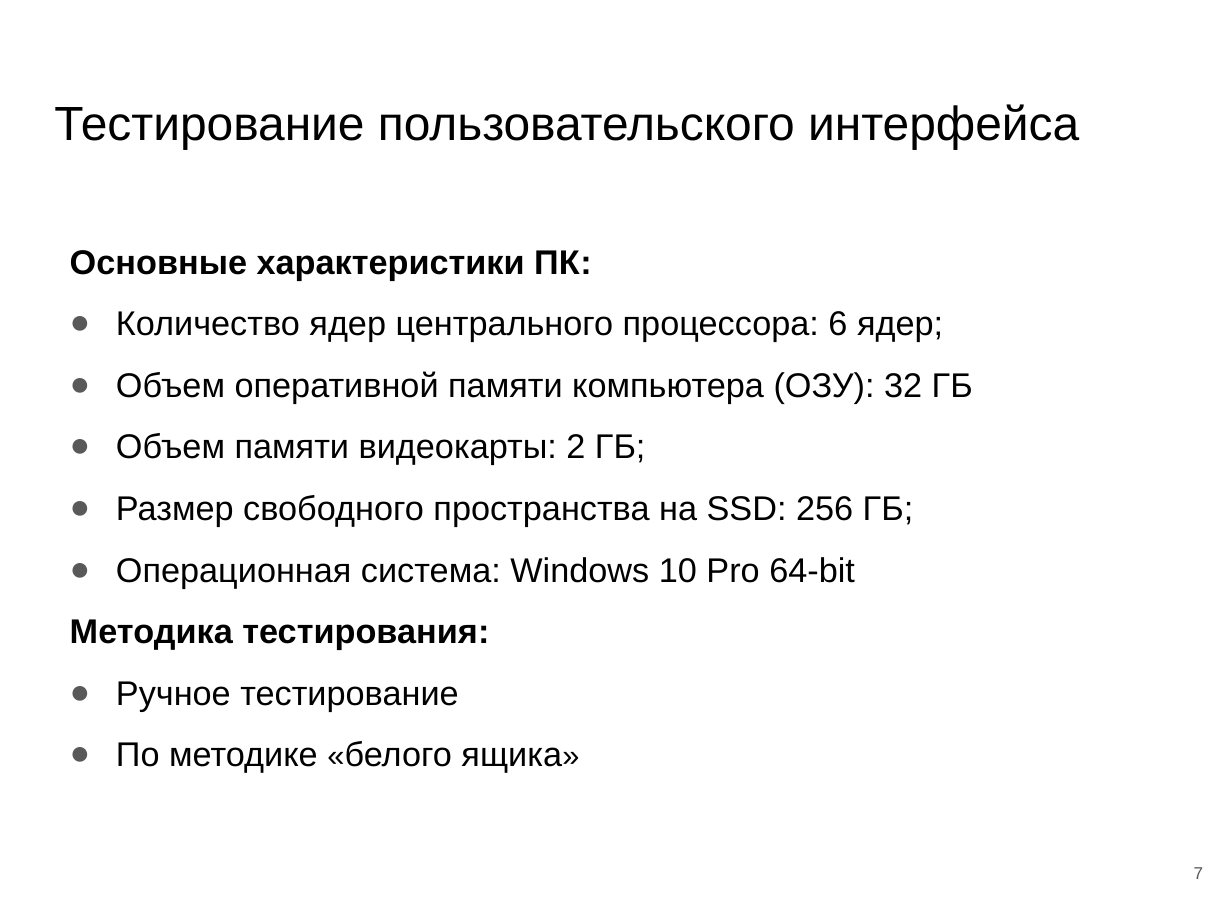
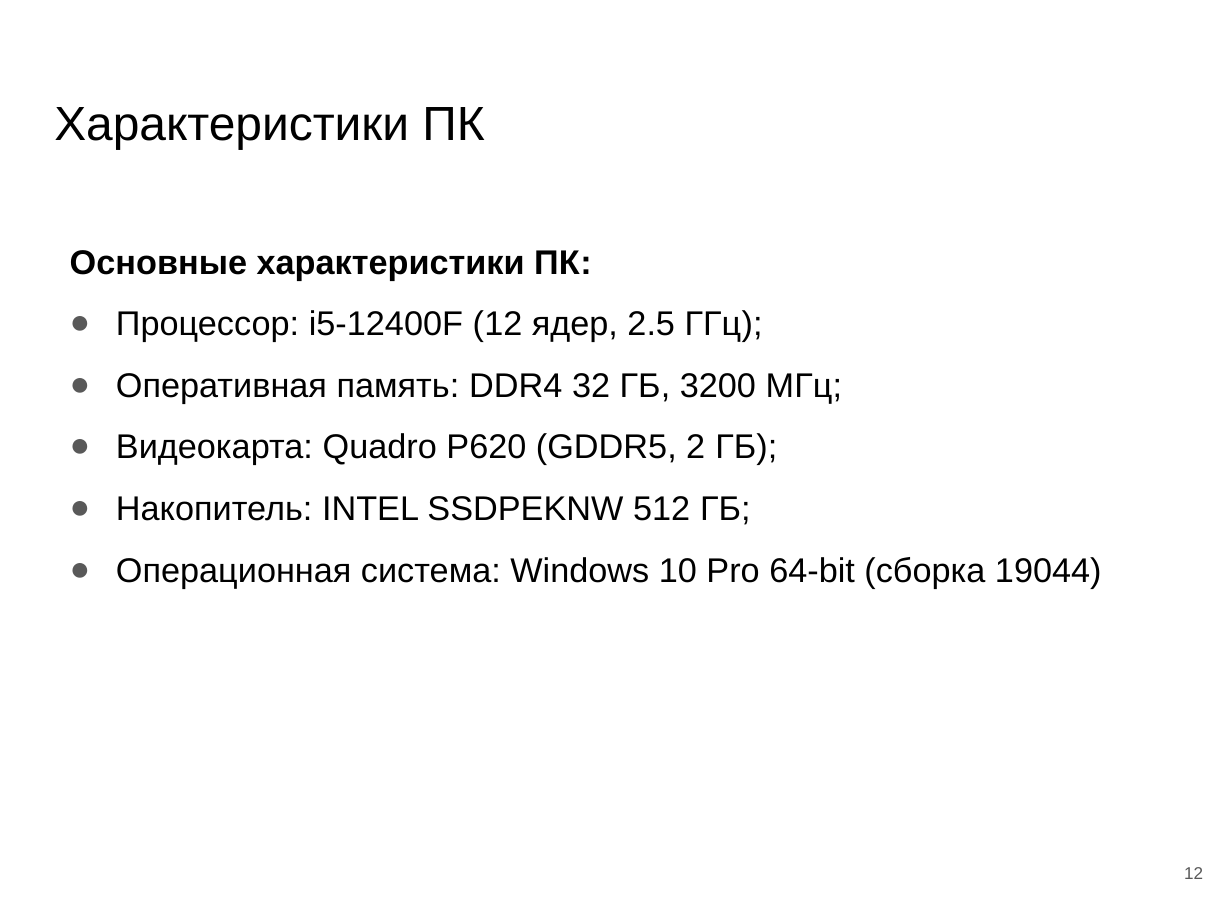
Before and after one commit to DimonPopov/PopovDS_9304_GraduateWork, a slide deck: slide 12 of paper/Презентация_защита.pptx (slide 7 before the commit). Drawn at 1232x924 pixels with LibreOffice and Linux fonts; fonts in the diff are those of the drawing. Boxes give left, top, right and bottom in pixels: in the first picture for what was removed or moved away, otherwise in the second. Text is boxed around its words. In the diff, an @@ line names an element or a change of style, - is before the commit and + after.

```diff
--- a/paper/Презентация_защита.pptx
+++ b/paper/Презентация_защита.pptx
@@ title at (54, 107, 484, 149): text changed @@
-Тестирование пользовательского интерфейса
+Характеристики ПК
@@ text at (116, 310, 1102, 588): text changed @@
-● Количество ядер центрального процессора: 6 ядер;
-● Объем оперативной памяти компьютера (ОЗУ): 32 ГБ
-● Объем памяти видеокарты: 2 ГБ;
-● Размер свободного пространства на SSD: 256 ГБ;
-● Операционная система: Windows 10 Pro 64-bit
-Методика тестирования:
-● Ручное тестирование
-● По методике «белого ящика»
+● Процессор: i5-12400F (12 ядер, 2.5 ГГц);
+● Оперативная память: DDR4 32 ГБ, 3200 МГц;
+● Видеокарта: Quadro P620 (GDDR5, 2 ГБ);
+● Накопитель: INTEL SSDPEKNW 512 ГБ;
+● Операционная система: Windows 10 Pro 64-bit (сборка 19044)
@@ page number at (1184, 867, 1203, 879): text changed @@
-7
+12
```
Also in this commit, not shown: 2 other slides changed, 5 slides added, 3 slides removed.
